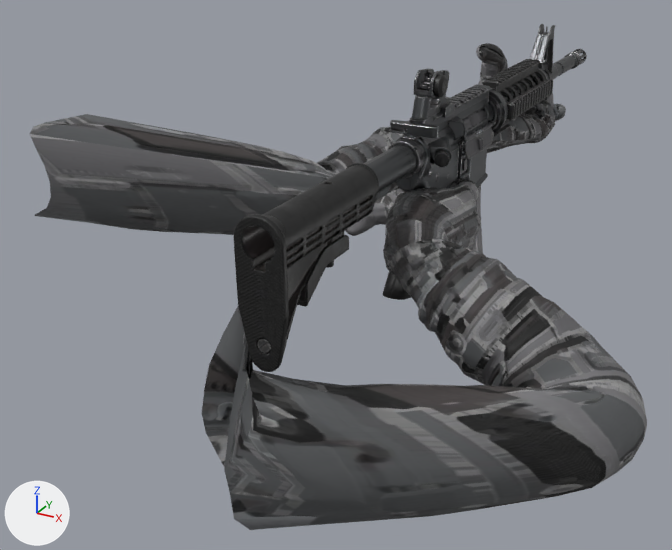
The glTF model public/models/first-person.glb, before and after one commit.
Rendered twice from a 50 mm lens placed at (0.693, -1.867, 0.61), pointed at (-0.21, -0.225, -0.211). Every picture has the same lights, and +X, +Y and +Z are marked at lower left. The older version comes first. Where no turn or scale is listed for an object, it has been applied to the vertices.

Objects in the first picture: 'Body', 'FPArms', 'RearIronSightGeometry' and 2 more.
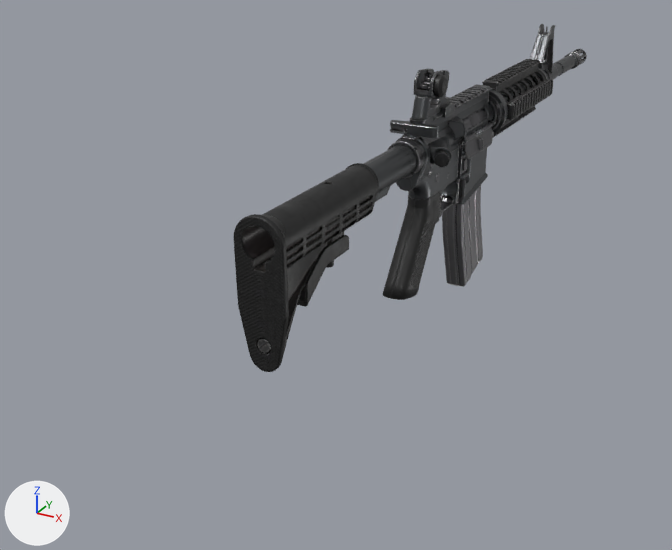
Location of each change, (x1, y1, x2, y2) in pixels of the pictures (672 x 550 px):
'FPArms', deleted: before (30, 43, 647, 530)
'MagazineGeometry', unchanged, uncovered by the edit: before (472, 185, 483, 253); after (442, 185, 483, 287)

Edits to the bpy script that builds the scene:
```text
Remove ob_fparms:
    ob_fparms = bpy.data.objects.new('FPArms', me_fparms)
    ob_fparms.location = (0.0, 0.0, 0.0)
```
